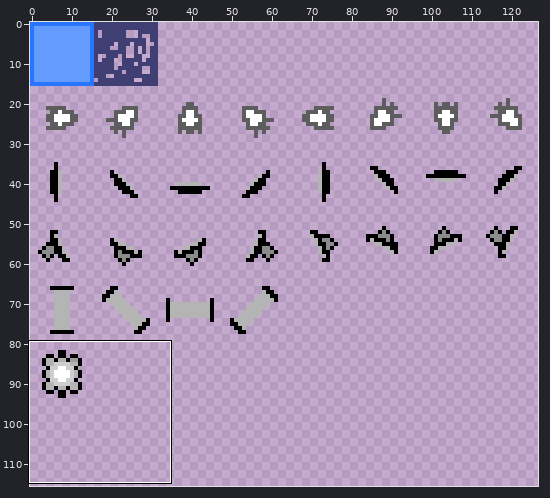
Pixel-art file -- art/sprites.aseprite. Above, an overview of the earlier version with the close-up marked.
Close-up. Before the edit:
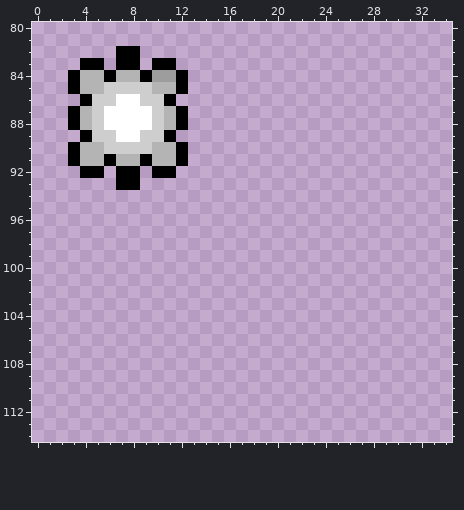
128x128 pixels, 1 frame. Colours within 5 levels of each other are drawn and written as one. Shown: x 0..34, y 80..114. The wide view leaves out empty margins.
New version:
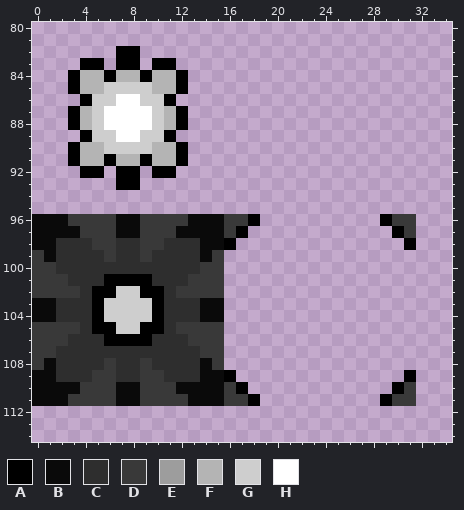
Palette (. is transparent): A #000000  B #0a0a0a  C #2e2e2e  D #393939  E #9d9d9d  F #b4b4b4  G #cecece  H #ffffff
Changes in this commit:
@@ x 8..13 @@
  83 A.AA..
- 84 FAEEA.
+ 84 FAFFA.
  85 GGFFA.
@@ x 0..34 @@
  95 ...................................
- 96 ...................................
- 97 ...................................
- 98 ...................................
- 99 ...................................
-100 ...................................
-101 ...................................
-102 ...................................
-103 ...................................
-104 ...................................
-105 ...................................
-106 ...................................
-107 ...................................
-108 ...................................
-109 ...................................
-110 ...................................
-111 ...................................
+ 96 BBBDDDDBBDDDDBBBDDA..........ADD...
+ 97 BBBBDDDBBDDDBBBBDA............AD...
+ 98 BBCCCDDCCDDCCCBBA..............A...
+ 99 DBCCCCDCCDCCCCBD...................
+100 DDCCCCCCCCCCCCDD...................
+101 DDDCCCAAAACCCDDD...................
+102 DDDDCAAGGAACDDDD...................
+103 BBCCCAGGGGACCCBB...................
+104 BBCCCAGGGGACCCBB...................
+105 DDDDCAAGGAACDDDD...................
+106 DDDCCCAAAACCCDDD...................
+107 DDCCCCCCCCCCCCDD...................
+108 DBCCCCDCCDCCCCBD...................
+109 BBCCCDDCCDDCCCBBA..............A...
+110 BBBBDDDBBDDDBBBBDA............AD...
+111 BBBDDDDBBDDDDBBBDDA..........ADD...
 112 ...................................
Pixel boxes of the changes (left, top, right, bottom) in both close-ups:
changed: (152, 70, 176, 82)
added: (32, 214, 260, 406)
added: (380, 214, 416, 250)
added: (380, 370, 416, 406)
